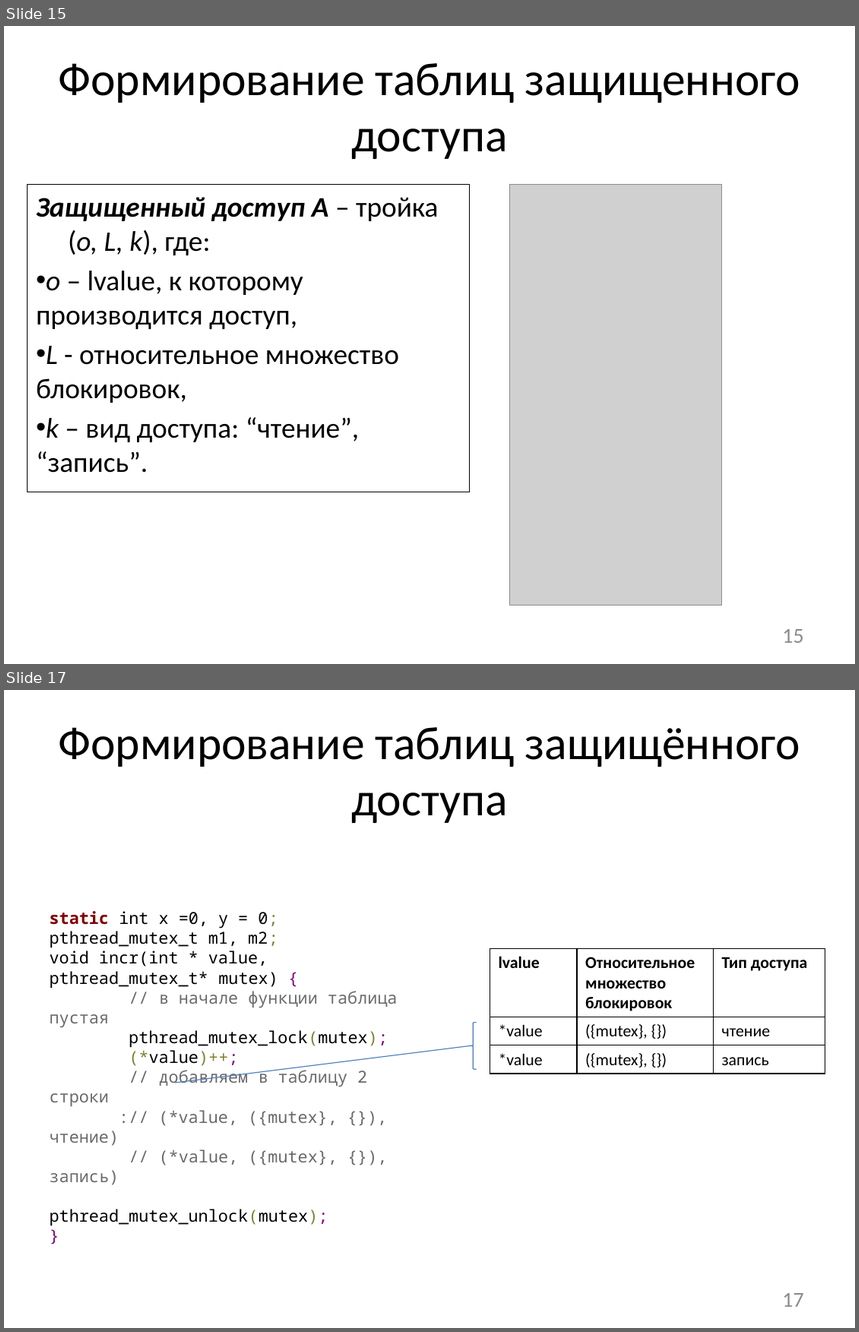
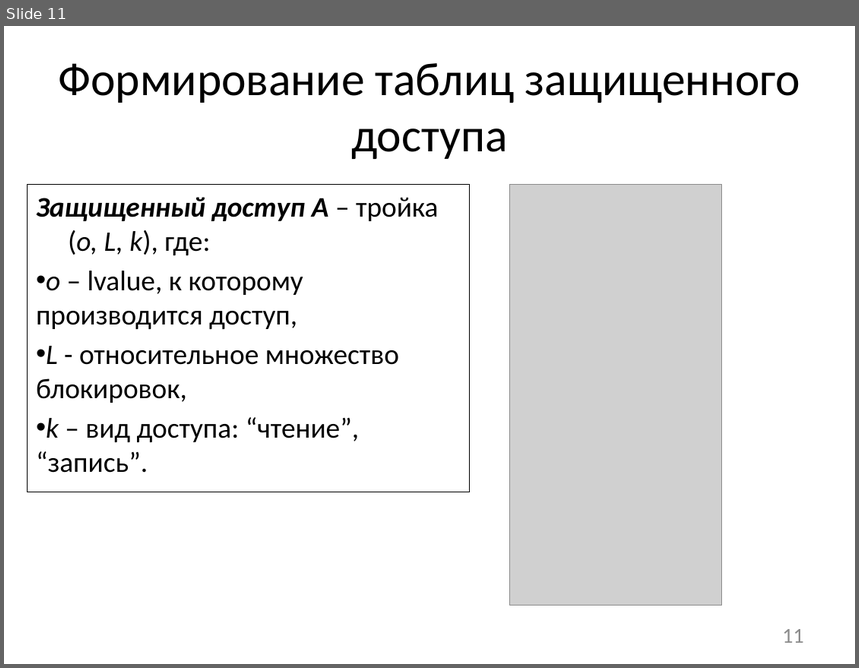
Before and after one commit to afrolovskiy/diplom, a slide deck: presentations/diplom/static race detection.pptx. Shown one above the other, each under a label of ours: slides 15 and 17 before the commit, slide 11 after it; the slides between them are not shown. The pictures are 859x1332 and 859x668 pixels, drawn with LibreOffice and Linux fonts; fonts in the diff are those of the drawing; grey boxes stand for pictures. Boxes give left, top, right and bottom in pixels: in the first picture for what was removed or moved away, otherwise in the second. Text is boxed around its words. In the diff, an @@ line names an element or a change of style, - is before the commit and + after.

Commit message:
remove bad slides

```diff
--- a/presentations/diplom/static race detection.pptx
+++ b/presentations/diplom/static race detection.pptx
@@ slide 17 removed at box(4, 690, 855, 1328), background #FFFFFF @@
@@ title removed at box(58, 727, 800, 823) @@
-Формирование таблиц защищённого доступа
@@ text removed at box(50, 911, 398, 1227) @@
-static int x =0, y = 0;
-pthread_mutex_t m1, m2;
-void incr(int * value, pthread_mutex_t* mutex) {
-// в начале функции таблица пустая
-pthread_mutex_lock(mutex);
-(*value)++;
-// добавляем в таблицу 2 строки
-:// (*value, ({mutex}, {}), чтение)
-// (*value, ({mutex}, {}), запись)
-pthread_mutex_unlock(mutex);
-}
@@ table removed at box(490, 948, 825, 1074), 3 rows, 3 columns @@
-lvalue | Относительное множество блокировок | Тип доступа
-*value | ({mutex}, {}) | чтение
-*value | ({mutex}, {}) | запись
@@ left brace removed at box(470, 1023, 477, 1070) @@
@@ line removed from (175, 1083) to (470, 1046) @@
@@ page number removed at box(782, 1293, 804, 1307) @@
-17
@@ what was slide 15 is now slide 11 @@
@@ page number at box(782, 629, 804, 643): text changed @@
-15
+11
```
Also in this commit, not shown: 1 slide changed, 1 slide added, 13 other slides removed, 1 other file.
